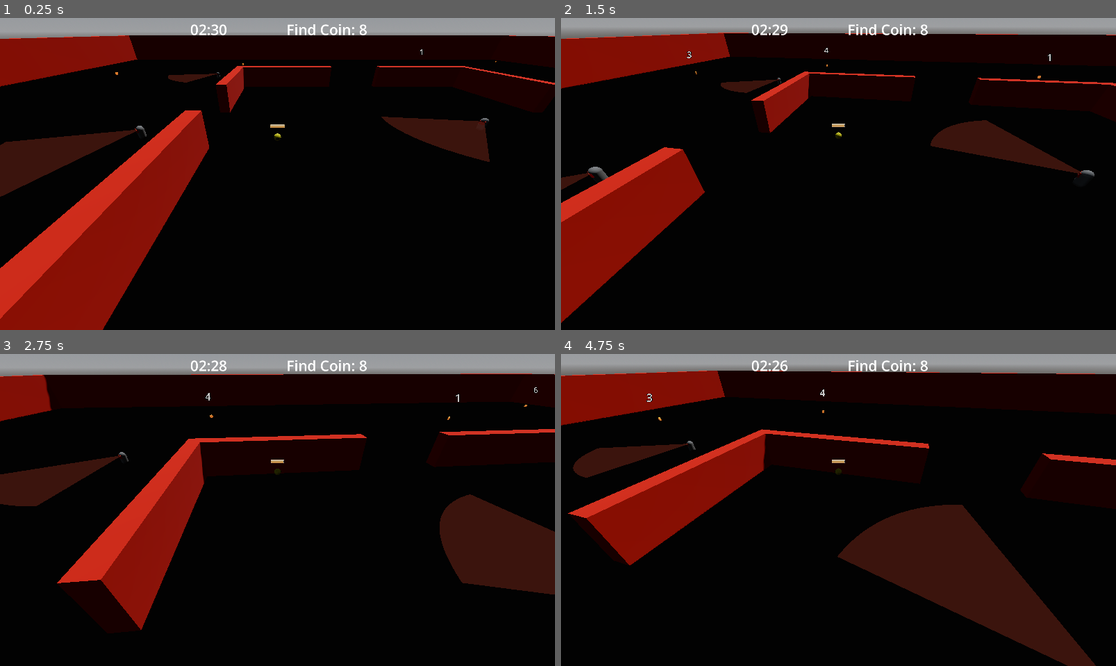
Above: before the commit, frames 1-4 (two rows, left to right).
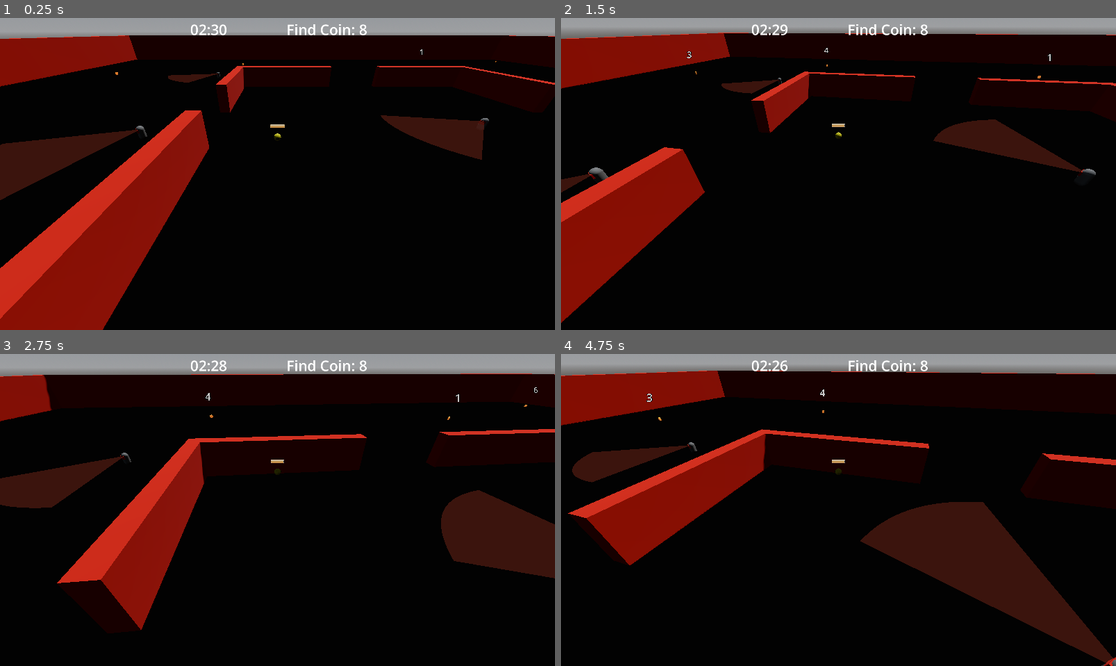
Above: after the commit, the same moments.

Repository: cliff-lilly-jean/pacman-stealth-game
Game: Godot game, scene res://entities/world/world.tscn
The game is run twice, just before and just after one commit, with the same random seed, the same clock (stepped at 60 frames per second) and the same inputs.
Inputs (mouse positions are in pixels of both pictures, inside the frame that each line leads up to):
- Up to frame 1 (0.25 s): no input
- Up to frame 2 (1.5 s): move the mouse to (866, 174) at 0.52 s; hold Shift (dash) 0.53-1.28 s; hold W (move_forward) from 0.53 s (still down); move the mouse to (810, 174) at 1.27 s; tap Ctrl (sprint) at 1.35 s
- Up to frame 3 (2.75 s): keep holding W (move_forward); move the mouse to (288, 503) at 2.02 s; hold Shift (dash) from 2.03 s (still down)
- Up to frame 4 (4.75 s): keep holding W (move_forward); move the mouse to (832, 516) at 2.77 s; release Shift (dash) at 2.78 s; tap Ctrl (sprint) at 2.85, 4.35 s; move the mouse to (877, 513) at 3.52 s; hold Shift (dash) 3.53-4.28 s; move the mouse to (794, 506) at 4.27 s

The runs differ from the first frame. In frame 1, 0.4% of the frame differs, in the area x 0-89%, y 17-59%; in frame 2, 0.7%; in frame 3, 2.1%; in frame 4, 6.1%, in the area x 2-100%, y 27-100%.

Commit message:
added a patrol_distance modifier to make sure the routes arent too short, added the investigate, chase and alert ai scripts

Diff:
--- a/entities/enemies/ghosts/ghost.gd
+++ b/entities/enemies/ghosts/ghost.gd
@@ -2,6 +2,7 @@
 
 @export var speed: float
 @export var patrol_distance_length: float
+@export var patrol_distance_modifier: float # Used to make sure the patrol routes arent too short
 @export var look_rotation_speed: float
 
 
@@ -24,7 +25,7 @@
 
 func set_navigation_route() -> void:
 	start_patrol_locaton = global_position
-	end_patrol_location = Vector3(randf_range(start_patrol_loca …(73 unchanged characters)… length), global_position.y, randf_range(start_patrol_locaton.z - patrol_distance_length, start_patrol_locaton.z + patrol_distance_length))
+	end_patrol_location = Vector3(randf_range(start_patrol_loca …(73 unchanged characters)… length), global_position.y, randf_range((start_patrol_locaton.z - patrol_distance_modifier) - patrol_distance_length, (start_patrol_locaton.z + patrol_distance_modifier) + patrol_distance_length))
 
 	nav_agent.target_position = end_patrol_location
 
--- a/entities/enemies/ghosts/ghost.tscn
+++ b/entities/enemies/ghosts/ghost.tscn
@@ -6,6 +6,7 @@
 [ext_resource type="Script" uid="uid://wwm7s2pt4426" path="res://entities/enemies/ghosts/states/patrol_ai.gd" id="4_obe3h"]
 [ext_resource type="Script" uid="uid://dch6b737a66xb" path="res://entities/enemies/ghosts/states/investigate_ai.gd" id="5_mm1xh"]
 [ext_resource type="Script" uid="uid://4m5g0wvp132u" path="res://entities/enemies/ghosts/states/chase_ai.gd" id="6_ydex4"]
+[ext_resource type="Script" uid="uid://cobf7cfa03igf" path="res://entities/enemies/ghosts/states/alert_ai.gd" id="7_hbtrn"]
 
 [sub_resource type="CapsuleMesh" id="CapsuleMesh_eboi6"]
 
@@ -23,6 +24,7 @@
 script = ExtResource("1_e0x04")
 speed = 3.0
 patrol_distance_length = 40.0
+patrol_distance_modifier = 6.0
 look_rotation_speed = 6.0
 nav_agent = NodePath("NavigationAgent3D")
 
@@ -64,4 +66,8 @@
 script = ExtResource("6_ydex4")
 metadata/_custom_type_script = "uid://4m5g0wvp132u"
 
+[node name="AlertAI" type="Node" parent="StateMachine" unique_id=658654378]
+script = ExtResource("7_hbtrn")
+metadata/_custom_type_script = "uid://cobf7cfa03igf"
+
 [connection signal="body_entered" from="DetectionArea" to="." method="_on_detection_area_body_entered"]
--- /dev/null
+++ b/entities/enemies/ghosts/states/alert_ai.gd
@@ -0,0 +1,5 @@
+extends State
+class_name AlertAI
+
+
+## Travel to the PLAYERS last known position, if the PLAYER is not there, start an ALERT TIMER. If the TIMER reaches 0, transition into the PATROL STATE. If the PLAYER is spotted, transition to the CHASE STATE.
--- a/entities/enemies/ghosts/states/chase_ai.gd
+++ b/entities/enemies/ghosts/states/chase_ai.gd
@@ -1,7 +1,4 @@
 extends State
 class_name ChaseAI
 
-
-## Set the target position, the Player
-## Get the next path position
-## Move toward he next position
+## Find the PLAYER's position, and travel to it. If the PLAYER exits the FOV transition into the Alert State
--- a/entities/enemies/ghosts/states/investigate_ai.gd
+++ b/entities/enemies/ghosts/states/investigate_ai.gd
@@ -1,6 +1,4 @@
 extends State
 class_name	InvestigateAI
 
-## The player enters the detection area, inside the fov
-## If the player is visible and not obstructed by an obstacle, change the navigation target position to the player's last known position and travel to it
-## If the player is visible and obstructed, continue on with the regular navigation route
+## If the PLAYER enters the DETECTION AREA and is inside the FOV, start a small INVESTIGATION TIMER. If the INVESTIGATION TIMER reaches 0, increase the size of the FOV/DETECTION AREA and transition into a CHASE STATE. If the PLAYER exits the FOV, transition into the PATROL STATE
--- a/entities/enemies/ghosts/states/patrol_ai.gd
+++ b/entities/enemies/ghosts/states/patrol_ai.gd
@@ -16,7 +16,6 @@
 		## Determine if the ghost has finished the patrol to the edn point, if so change the route to the starting point  and travel to that
 		if moving_to_end:
 			enemy.nav_agent.target_position = enemy.start_patrol_locaton
-			enemy.next_position = enemy.nav_agent.get_next_path_position()
 			moving_to_end = false
 		else:
 			enemy.nav_agent.target_position = enemy.end_patrol_location
Not shown, added: entities/enemies/ghosts/states/alert_ai.gd.uid
